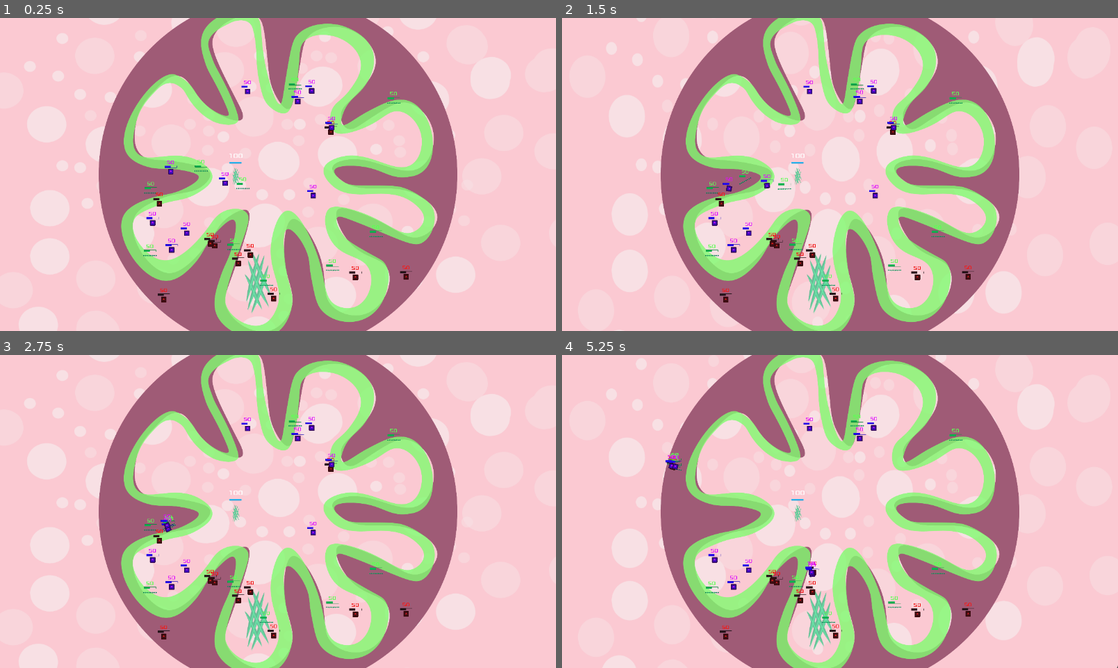
Above: before the commit, frames 1-4 (two rows, left to right).
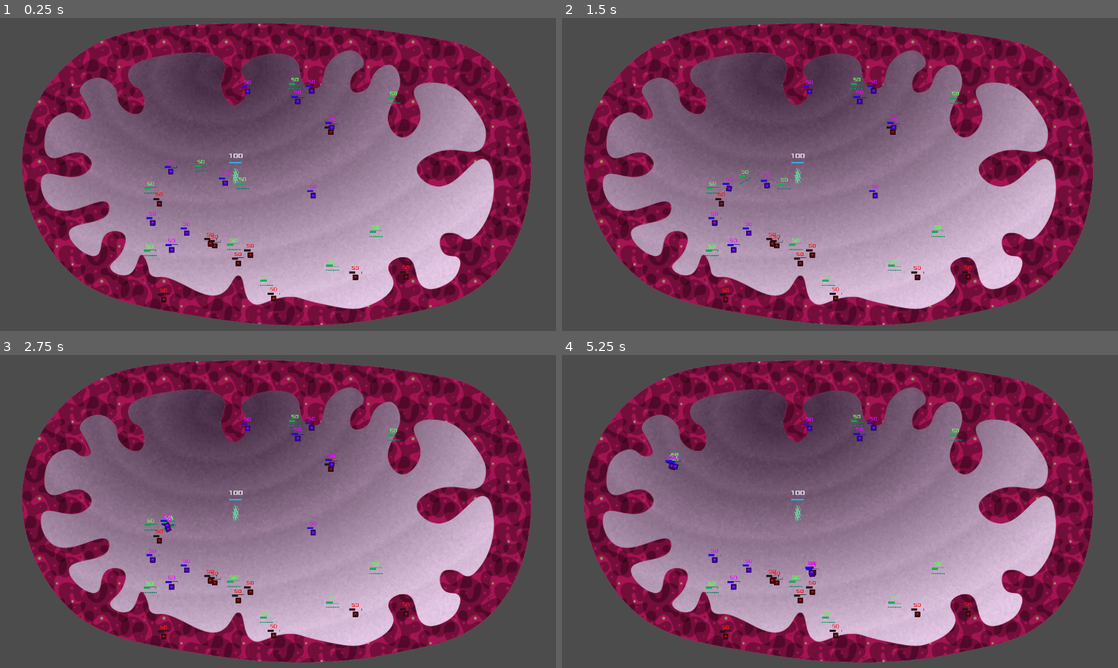
Above: after the commit, the same moments.

Repository: mihaelagrigore/Gutstuck
Game: Godot game, scene res://Sources/Levels/Level_1.tscn
The game is run twice, just before and just after one commit, with the same random seed, the same clock (stepped at 60 frames per second) and the same inputs. The engine's default icon, where the game draws it, is replaced by a stand-in: a white triangle on a blue panel in a dark square.
Inputs (mouse positions are in pixels of both pictures, inside the frame that each line leads up to):
- Up to frame 1 (0.25 s): no input
- Up to frame 2 (1.5 s): move the mouse to (962, 158) at 0.52 s; press the mouse at (962, 158) at 0.53 s; move the mouse to (728, 190) at 1.27 s; release the mouse at (728, 190) at 1.28 s; right-click (728, 190) at 1.35 s
- Up to frame 3 (2.75 s): move the mouse to (333, 442) at 2.02 s; press the mouse at (333, 442) at 2.03 s
- Up to frame 4 (5.25 s): move the mouse to (812, 574) at 2.77 s; release the mouse at (812, 574) at 2.78 s; right-click (812, 574) at 2.85 s; move the mouse to (1006, 558) at 3.52 s; press the mouse at (1006, 558) at 3.53 s; move the mouse to (673, 464) at 4.27 s; release the mouse at (673, 464) at 4.28 s; right-click (673, 464) at 4.35 s; move the mouse to (867, 511) at 5.02 s; press the mouse at (867, 511) at 5.03 s

The runs differ from the first frame. In frame 1, 98% of the frame differs, in the area x 0-100%, y 0-100%; in frame 2, 98%; in frame 3, 98%; in frame 4, 98%.

Commit message:
background changed to new design

Diff:
--- a/Gutstuck_Project/Sources/Levels/Level_1.tscn
+++ b/Gutstuck_Project/Sources/Levels/Level_1.tscn
@@ -1,13 +1,15 @@
-[gd_scene load_steps=10 format=2]
+[gd_scene load_steps=12 format=2]
 
-[ext_resource path="res://Assets/Textures/Asset_background.png" type="Texture" id=1]
-[ext_resource path="res://Assets/Textures/Asset_epithelial cell.png" type="Texture" id=2]
-[ext_resource path="res://Assets/Textures/asset_mucus.png" type="Texture" id=3]
-[ext_resource path="res://Assets/Textures/Asset_fiber.png" type="Texture" id=4]
-[ext_resource path="res://Assets/Audios/Musics/loop_bubbles_02.ogg" type="AudioStream" id=5]
-[ext_resource path="res://Sources/System/Input_Manager.tscn" type="PackedScene" id=6]
-[ext_resource path="res://Sources/Bacteria/Bacteria_Manager.tscn" type="PackedScene" id=7]
-[ext_resource path="res://Sources/Nutrients/F_Nutrients/F_Nutrient.tscn" type="PackedScene" id=8]
+[ext_resource path="res://Assets/Textures/Asset_Background_2_shading.png" type="Texture" id=1]
+[ext_resource path="res://Assets/Textures/asset_wall_2.png" type="Texture" id=2]
+[ext_resource path="res://Assets/Textures/Asset_background.png" type="Texture" id=3]
+[ext_resource path="res://Assets/Textures/Asset_epithelial cell.png" type="Texture" id=4]
+[ext_resource path="res://Assets/Textures/asset_mucus.png" type="Texture" id=5]
+[ext_resource path="res://Assets/Textures/Asset_fiber.png" type="Texture" id=6]
+[ext_resource path="res://Assets/Audios/Musics/loop_bubbles_02.ogg" type="AudioStream" id=7]
+[ext_resource path="res://Sources/System/Input_Manager.tscn" type="PackedScene" id=8]
+[ext_resource path="res://Sources/Bacteria/Bacteria_Manager.tscn" type="PackedScene" id=9]
+[ext_resource path="res://Sources/Nutrients/F_Nutrients/F_Nutrient.tscn" type="PackedScene" id=10]
 
 [sub_resource type="Animation" id=1]
 length = 2.0
@@ -27,40 +29,54 @@
 
 [node name="Level_1" type="Node2D"]
 
+[node name="Background" type="Sprite" parent="."]
+position = Vector2( -2.38419e-007, -9.53674e-007 )
+scale = Vector2( 1, 1 )
+texture = ExtResource( 1 )
+
+[node name="Epithelial cell" type="Sprite" parent="."]
+position = Vector2( -3.11894, -0.954689 )
+scale = Vector2( 0.994608, 0.994608 )
+texture = ExtResource( 2 )
+
 [node name="Asset_background" type="Sprite" parent="."]
+visible = false
 position = Vector2( -1.63696, -6.54785 )
 scale = Vector2( 0.7, 0.7 )
-texture = ExtResource( 1 )
+texture = ExtResource( 3 )
 
 [node name="Asset_epithelial cell" type="Sprite" parent="."]
+visible = false
 scale = Vector2( 0.4, 0.4 )
-texture = ExtResource( 2 )
+texture = ExtResource( 4 )
 
 [node name="asset_mucus" type="Sprite" parent="."]
+visible = false
 scale = Vector2( 0.4, 0.4 )
-texture = ExtResource( 3 )
+texture = ExtResource( 5 )
 
 [node name="Asset_fiber" type="Sprite" parent="."]
+visible = false
 position = Vector2( -46.4539, 248.388 )
 scale = Vector2( 0.7, 0.7 )
-texture = ExtResource( 4 )
+texture = ExtResource( 6 )
 
 [node name="Camera2D" type="Camera2D" parent="."]
 scale = Vector2( 1e-005, 1e-005 )
 current = true
 
 [node name="AudioStreamPlayer2D" type="AudioStreamPlayer2D" parent="."]
-stream = ExtResource( 5 )
+stream = ExtResource( 7 )
 
 [node name="AnimationPlayer" type="AnimationPlayer" parent="."]
 autoplay = "Wobling"
 anims/Wobling = SubResource( 1 )
 
-[node name="Input_Manager" parent="." instance=ExtResource( 6 )]
+[node name="Input_Manager" parent="." instance=ExtResource( 8 )]
 cameraPath = NodePath("../Camera2D")
 box_color = Color( 1, 1, 1, 0.392157 )
 
-[node name="Bacteria_Manager" parent="." instance=ExtResource( 7 )]
+[node name="Bacteria_Manager" parent="." instance=ExtResource( 9 )]
 
-[node name="F_Nutrient" parent="Bacteria_Manager" instance=ExtResource( 8 )]
+[node name="F_Nutrient" parent="Bacteria_Manager" instance=ExtResource( 10 )]
 position = Vector2( -97.1961, 3.88785 )
